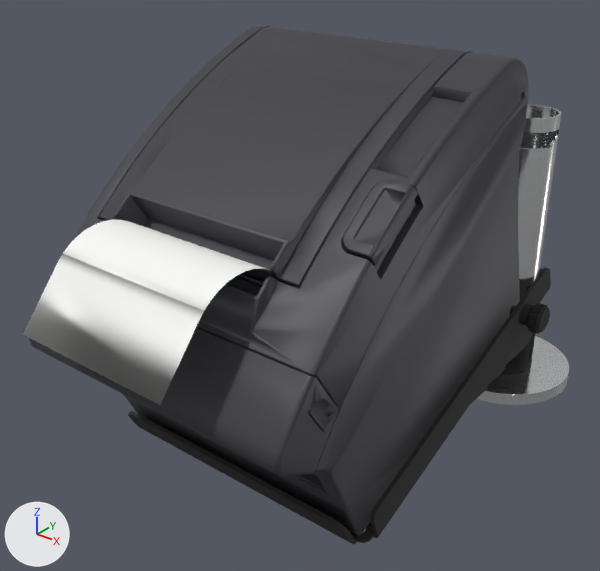
Renders of the glTF model projekt.glb from each side of a commit.
Camera for both pictures: a 50 mm lens placed at (0.424, -1.645, 0.554), pointed at (0.158, -1.311, 0.347). The axes (+X, +Y, +Z) are drawn at lower left. The lights are the same throughout. The older version comes first. Where no turn or scale is listed for an object, it has been applied to the vertices.

Names of what the first picture shows: 'PL38_0002', 'PL38_0100__Flex_Arm_A', 'PL38_0200', 'SRP_380_Outline_180822_Paper', 'SRP_380_Outline_180822_Paper_1'.
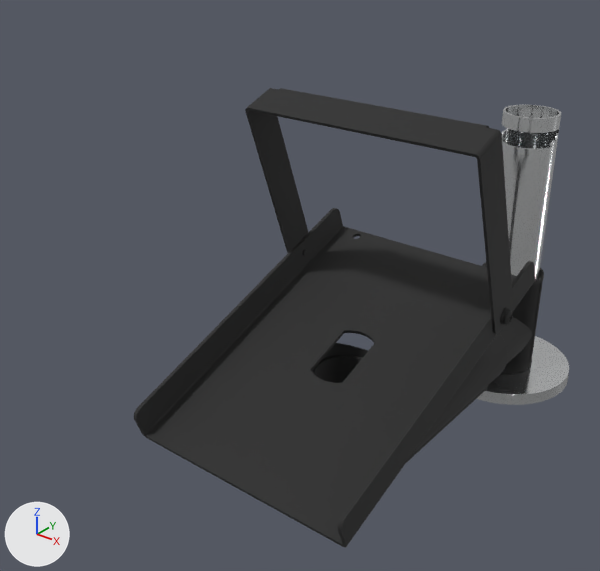
The newer file is also turned or shifted as a whole; pictures and numbers use the older file's frame.

Changed parts and their boxes [x1, y1, x2, y2] in the pictures (600 x 571 px):
'SRP_380_Outline_180822_Paper_1', deleted
    before: [29, 25, 529, 536]
'PL38_0006', added (black)
    after: [134, 88, 535, 547]
'SRP_380_Outline_180822_Paper', deleted
    before: [23, 220, 273, 405]
'PL38_0002', deleted
    before: [128, 267, 551, 544]
'PL38_0100__Flex_Arm_A', unchanged, uncovered by the edit
    before: [471, 268, 542, 403]
    after: [405, 262, 544, 464]

What changed in the scene script:
```text
Add me_mesh_3_1:
    me_mesh_3_1.from_pydata(...)  # 4588 vertices, 9188 faces; spans x -0.072..0.072, y -0.09..0.09, z -0.09..0.09
    me_mesh_3_1.materials.append(mat_material_3)  # black #262626
Remove ob_pl38_0002:
    ob_pl38_0002 = bpy.data.objects.new('PL38_0002', me_mesh_3)
    ob_pl38_0002.location = (0.1995, -1.3325, 0.324)
Remove ob_srp_380_outline_180822_paper:
    ob_srp_380_outline_180822_paper = bpy.data.objects.new('SRP_380_Outline_180822_Paper', me_mesh_4)
    ob_srp_380_outline_180822_paper.location = (0.1995, -1.4277, 0.3401)
Remove ob_srp_380_outline_180822_paper_1:
    ob_srp_380_outline_180822_paper_1 = bpy.data.objects.new('SRP_380_Outline_180822_Paper_1', me_mesh_5)
    ob_srp_380_outline_180822_paper_1.location = (0.1995, -1.4277, 0.3401)
Add ob_pl38_0006:
    ob_pl38_0006 = bpy.data.objects.new('PL38_0006', me_mesh_3_1)
    ob_pl38_0006.location = (0.1999, -1.3288, 0.3655)
```
